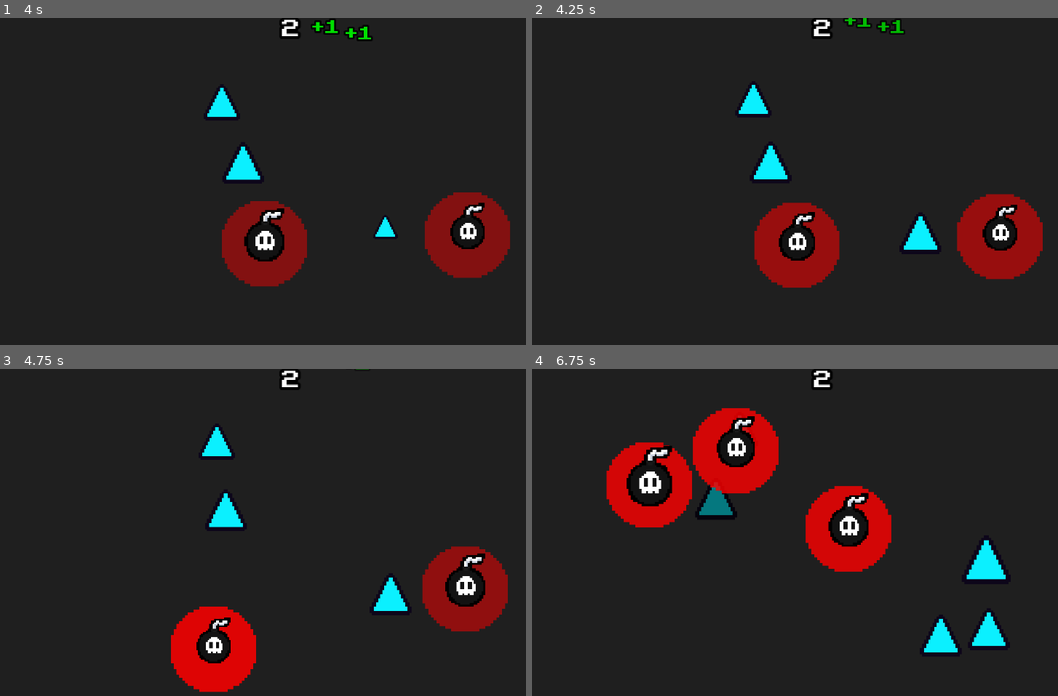
Above: before the commit, frames 1-4 (two rows, left to right).
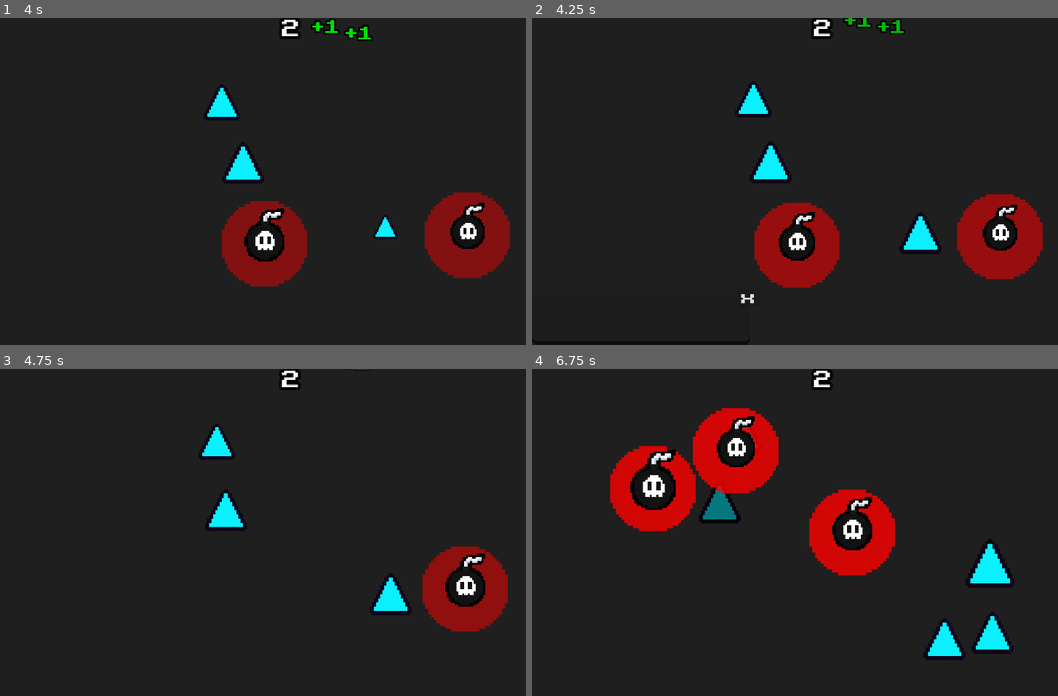
Above: after the commit, the same moments.

Repository: SpicyTime/BlastForge
Game: Godot game, scene res://main/main.tscn
Same seed, same stepped clock (60 frames per second), same inputs: the game is played once before the commit and once after it. The engine's default icon, where the game draws it, is replaced by a stand-in: a white triangle on a blue panel in a dark square.
Inputs (mouse positions are in pixels of both pictures, inside the frame that each line leads up to):
- Up to frame 1 (4 s): tap Enter at 0.5 s; move the mouse to (420, 165) at 0.52 s; click (420, 165) at 0.6 s; move the mouse to (173, 197) at 1.27 s; click (173, 197) at 1.35 s; move the mouse to (347, 109) at 2.02 s; click (347, 109) at 2.1 s; move the mouse to (263, 246) at 2.77 s; click (263, 246) at 2.85 s; move the mouse to (468, 230) at 3.52 s; click (468, 230) at 3.6 s
- Up to frame 2 (4.25 s): tap C (toggle_console, bound only after the commit) at 4.15 s
- Up to frame 3 (4.75 s): click (215, 646) at 4.25 s, where only the run after the commit has a clickable "x"
- Up to frame 4 (6.75 s): move the mouse to (647, 483) at 5.02 s; click (647, 483) at 5.1 s; move the mouse to (852, 532) at 5.77 s; click (852, 532) at 5.85 s; move the mouse to (737, 450) at 6.52 s; click (737, 450) at 6.6 s

Frame 1 is identical in both runs. In frame 2, less than 0.1% of the frame differs, in the area x 39-43%, y 84-88%; in frame 3, 3.1%; in frame 4, 4.3%, in the area x 14-92%, y 22-89%.

Commit message:
Created the Developer console and allowed it to be toggled

Diff:
--- a/main/autoloads/ui_manager.gd
+++ b/main/autoloads/ui_manager.gd
@@ -3,6 +3,7 @@
 var ui_menus: Dictionary[String, Control] = {}
 var ui_overlays: Dictionary[String, Control] = {}
 var active_overlays: Array[Control] = []
+var active_overlay_names: Array[String] = []
 var active_menu: Control = null
 
 func set_up_ui(canvas_layer: CanvasLayer) -> void:
@@ -22,6 +23,8 @@
 	var overlay: Control = ui_overlays[overlay_key]
 	overlay.visible = true
 	active_overlays.push_back(overlay)
+	active_overlay_names.push_back(overlay.name)
+
 
 
 func hide_overlay(overlay_key: String) -> void:
@@ -30,6 +33,7 @@
 	var overlay: Control = ui_overlays[overlay_key]
 	if overlay in active_overlays:
 		active_overlays.erase(overlay)
+		active_overlay_names.erase(overlay.name)
 		overlay.visible = false
 
 
--- a/main/main.gd
+++ b/main/main.gd
@@ -3,3 +3,7 @@
 func _ready() -> void:
 	UiManager.set_up_ui(get_child(1))
 	UiManager.show_overlay("Hud")
+
+func _unhandled_input(_event: InputEvent) -> void:
+	if Input.is_action_just_pressed("toggle_console"):
+		UiManager.show_overlay("DeveloperConsole")
--- a/main/main.tscn
+++ b/main/main.tscn
@@ -1,8 +1,9 @@
-[gd_scene load_steps=4 format=3 uid="uid://cw1imw7chr2ul"]
+[gd_scene load_steps=5 format=3 uid="uid://cw1imw7chr2ul"]
 
 [ext_resource type="PackedScene" uid="uid://k7nqsblly5gs" path="res://game/world.tscn" id="1_53q0u"]
 [ext_resource type="Script" uid="uid://dt6y51teng0f2" path="res://main/main.gd" id="1_pjrb6"]
 [ext_resource type="PackedScene" uid="uid://tdoscbf6lnd6" path="res://ui/hud.tscn" id="3_xwkvk"]
+[ext_resource type="PackedScene" uid="uid://bcfl4viyuect7" path="res://ui/developer_console.tscn" id="4_c651c"]
 
 [node name="Main" type="Node"]
 script = ExtResource("1_pjrb6")
@@ -31,3 +32,7 @@
 
 [node name="Hud" parent="UiCanvasLayer/Overlays" instance=ExtResource("3_xwkvk")]
 layout_mode = 1
+
+[node name="DeveloperConsole" parent="UiCanvasLayer/Overlays" instance=ExtResource("4_c651c")]
+visible = false
+layout_mode = 1
--- a/project.godot
+++ b/project.godot
@@ -43,6 +43,11 @@
 "events": [Object(InputEventMouseButton,"resource_local_to_scene":false,"resource_name":"","device":-1,"window_id":0,"a …(253 unchanged characters)…
 ]
 }
+toggle_console={
+"deadzone": 0.2,
+"events": [Object(InputEventKey,"resource_local_to_scene":false,"resource_name":"","device":-1,"window_id":0,"alt_pressed":false,"shift_pressed":false,"ctrl_pressed":false,"meta_pressed":false,"pressed":false,"keycode":0,"physical_keycode":67,"key_label":0,"unicode":99,"location":0,"echo":false,"script":null)
+]
+}
 
 [rendering]
 
--- /dev/null
+++ b/ui/developer_console.gd
@@ -0,0 +1,5 @@
+extends Control
+
+
+func _on_exit_button_pressed() -> void:
+	UiManager.hide_overlay("DeveloperConsole")
--- /dev/null
+++ b/ui/developer_console.tscn
@@ -0,0 +1,43 @@
+[gd_scene load_steps=3 format=3 uid="uid://bcfl4viyuect7"]
+
+[ext_resource type="FontFile" uid="uid://cjprg7vrkgs6t" path="res://Pixelchunk.ttf" id="1_bm55a"]
+[ext_resource type="Script" uid="uid://c28dvbxlrks02" path="res://ui/developer_console.gd" id="1_mibqi"]
+
+[node name="DeveloperConsole" type="Control"]
+layout_mode = 3
+anchors_preset = 15
+anchor_right = 1.0
+anchor_bottom = 1.0
+grow_horizontal = 2
+grow_vertical = 2
+mouse_filter = 1
+script = ExtResource("1_mibqi")
+
+[node name="TextEdit" type="TextEdit" parent="."]
+layout_mode = 1
+anchors_preset = 2
+anchor_top = 1.0
+anchor_bottom = 1.0
+offset_top = -27.0
+offset_right = 120.0
+grow_vertical = 0
+theme_override_constants/line_spacing = 2
+theme_override_font_sizes/font_size = 4
+context_menu_enabled = false
+emoji_menu_enabled = false
+
+[node name="ExitButton" type="Button" parent="."]
+layout_mode = 1
+anchors_preset = 1
+anchor_left = 1.0
+anchor_right = 1.0
+offset_left = -207.0
+offset_top = 148.0
+offset_right = -183.0
+offset_bottom = 170.0
+grow_horizontal = 0
+scale = Vector2(0.5, 0.5)
+theme_override_fonts/font = ExtResource("1_bm55a")
+text = "x"
+
+[connection signal="pressed" from="ExitButton" to="." method="_on_exit_button_pressed"]
